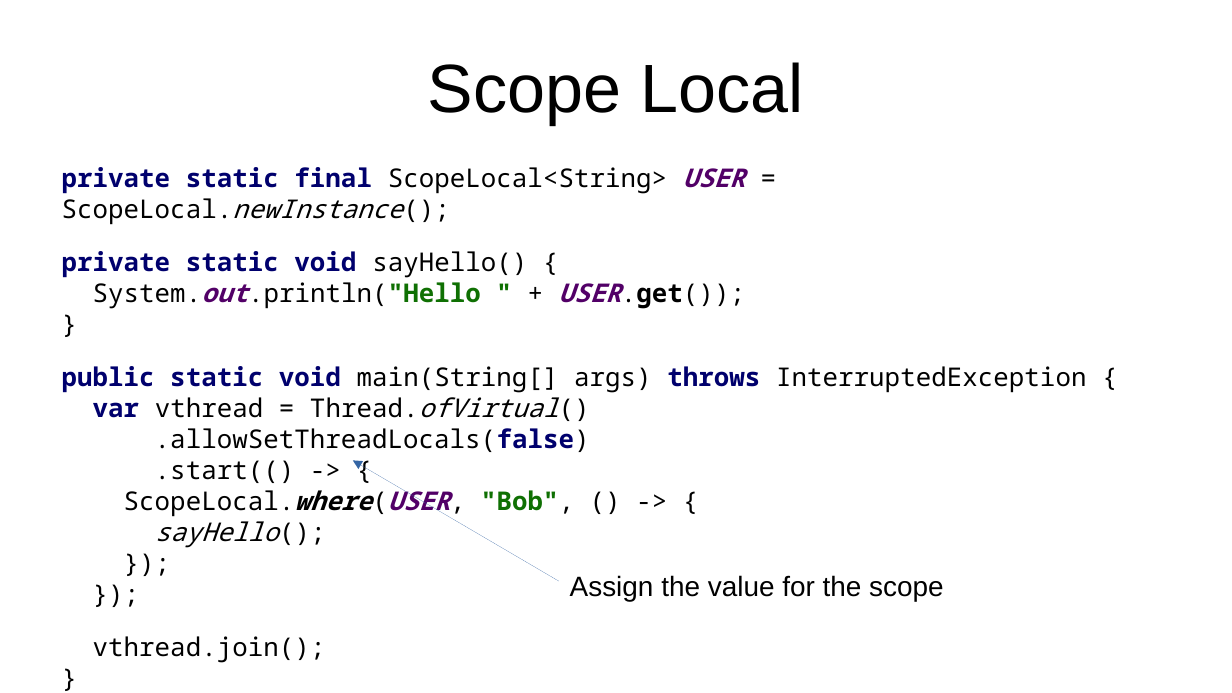
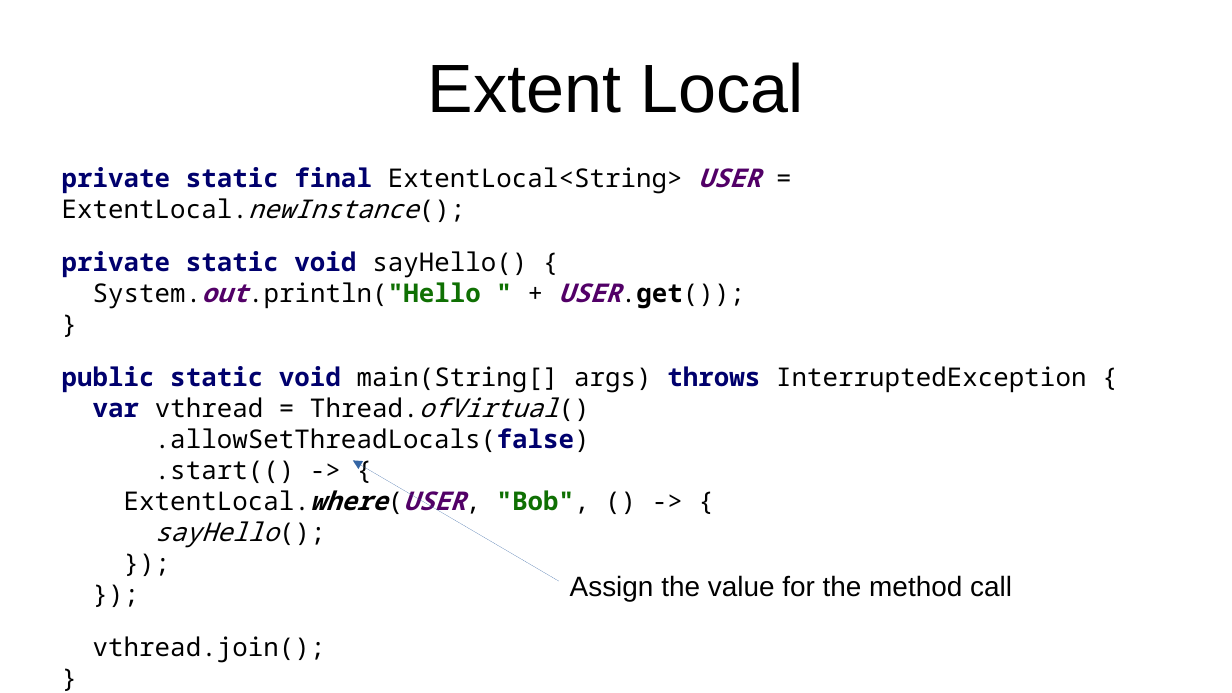
Before and after one commit to forax/loom-fiber, a slide deck: slide 39 of loom is looming.odp. Drawn at 1232x693 pixels with LibreOffice and Linux fonts; fonts in the diff are those of the drawing. Boxes give left, top, right and bottom in pixels: in the first picture for what was removed or moved away, otherwise in the second. Text is boxed around its words. In the diff, an @@ line names an element or a change of style, - is before the commit and + after.

Commit message:
ScopeLocal is renamed to ExtentLocal

```diff
--- a/loom is looming.odp
+++ b/loom is looming.odp
@@ title at (428, 62, 803, 113): text changed @@
-Scope Local
+Extent Local
@@ text at (62, 167, 760, 219): text changed @@
-private static final ScopeLocal<String> USER = ScopeLocal.newInstance();
+private static final ExtentLocal<String> USER = ExtentLocal.newInstance();
@@ text at (62, 366, 1086, 548): text changed @@
-public static void main(String[] args) throws InterruptedException {
-var vthread = Thread.ofVirtual()
-.allowSetThreadLocals(false)
-.start(() -> {
-ScopeLocal.where(USER, "Bob", () -> {
-sayHello();
-});
-});
+public static void main(String[] args) throws InterruptedException {
+var vthread = Thread.ofVirtual()
+.allowSetThreadLocals(false)
+.start(() -> {
+ExtentLocal.where(USER, "Bob", () -> {
+sayHello();
+});
+});
@@ text at (570, 575, 1012, 601): text changed @@
-Assign the value for the scope
+Assign the value for the method call
```
Also in this commit, not shown: 2 other slides changed, 3 other files.
